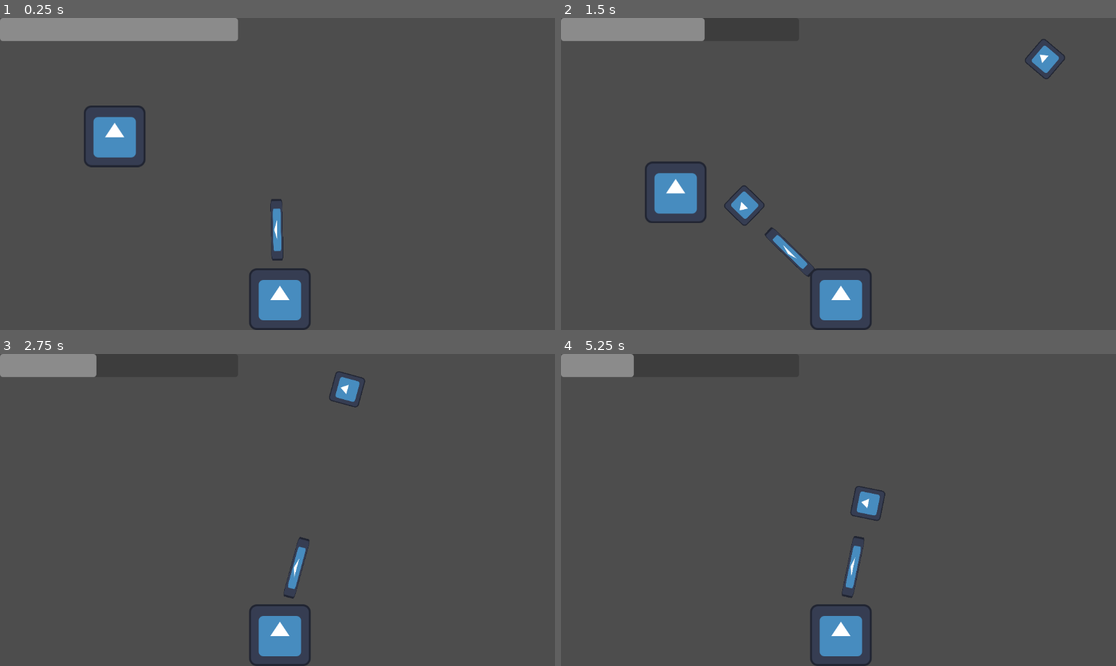
Above: before the commit, frames 1-4 (two rows, left to right).
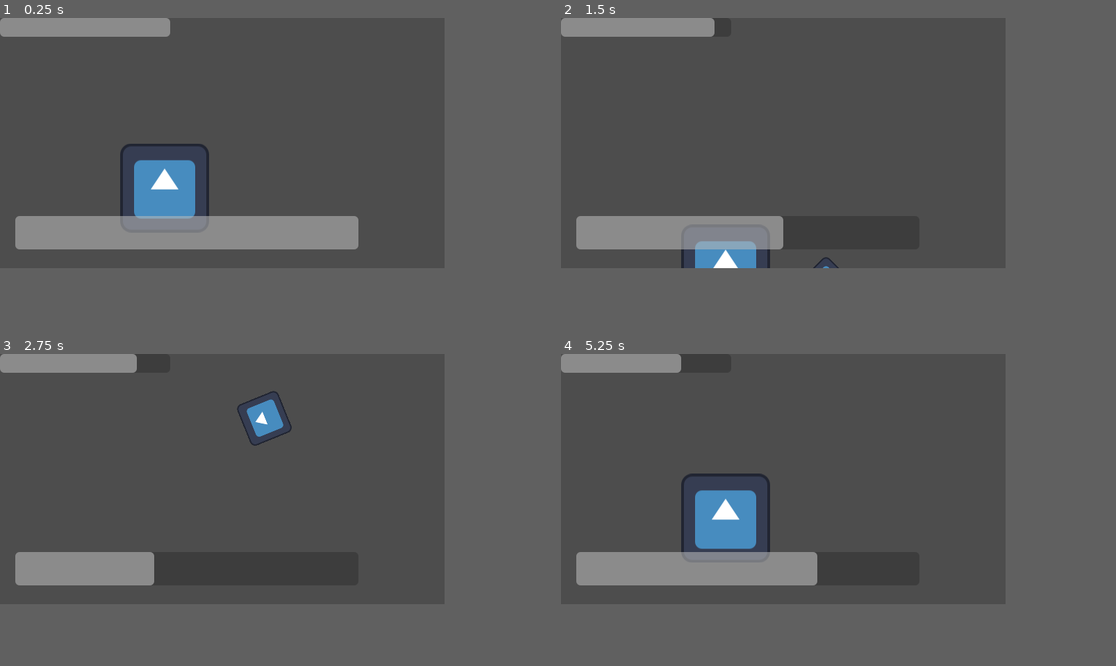
Above: after the commit, the same moments.

Repository: SpyderXN/Everything
Game: Godot game, scene res://Main/main.tscn
The game is run twice, just before and just after one commit, with the same random seed, the same clock (stepped at 60 frames per second) and the same inputs. The engine's default icon, where the game draws it, is replaced by a stand-in: a white triangle on a blue panel in a dark square.
Inputs (mouse positions are in pixels of both pictures, inside the frame that each line leads up to):
- Up to frame 1 (0.25 s): no input
- Up to frame 2 (1.5 s): move the mouse to (960, 158) at 0.52 s; click (960, 158) at 0.6 s; move the mouse to (727, 189) at 1.27 s; click (727, 189) at 1.35 s
- Up to frame 3 (2.75 s): move the mouse to (333, 441) at 2.02 s; click (333, 441) at 2.1 s
- Up to frame 4 (5.25 s): move the mouse to (810, 572) at 2.77 s; click (810, 572) at 2.85 s; move the mouse to (1005, 556) at 3.52 s; click (1005, 556) at 3.6 s; move the mouse to (672, 463) at 4.27 s; click (672, 463) at 4.35 s; move the mouse to (866, 510) at 5.02 s; click (866, 510) at 5.1 s
The window is 799x449 before the commit and 640x360 after it. Grey fills any space a smaller window leaves; there, only what the larger window draws over its background counts as a difference.

The runs differ from the first frame. In frame 1, 13% of the frame differs, in the area x 0-65%, y 0-100%; in frame 2, 8.5%; in frame 3, 5.9%; in frame 4, 9.7%.

Commit message:
Add city, UI meters, assets and damage logic
Add city scene and art assets (turret, missile, bullet, barrel, city) and import metadata. Introduce CityDamageMeter UI (ProgressBar) and wire it into the Main scene alongside EnergyMeter, SurvivalTimer and Camera2D. Add Globals.city_health with city_damage() to track city health and expose it to the UI. Update Gun to gate shooting based on energy and ensure energy is depleted on fire. Update Missiles to detect body collisions with the City (adjust collision_mask and add body_entered handler) and apply city damage on impact. Adjust EnergyMeter layout anchors and update project settings (display viewport, physics layer for City, and global group registration).

Diff:
--- /dev/null
+++ b/City/city.tscn
@@ -0,0 +1,18 @@
+[gd_scene format=3 uid="uid://d1tl6cl68yt8v"]
+
+[ext_resource type="Texture2D" uid="uid://ci2w1iioxvkyx" path="res://icon.svg" id="1_u6pv0"]
+
+[sub_resource type="RectangleShape2D" id="RectangleShape2D_3byrw"]
+size = Vector2(508, 38)
+
+[node name="City" type="StaticBody2D" unique_id=1454666087 groups=["City"]]
+collision_layer = 8
+collision_mask = 6
+
+[node name="Sprite2D" type="Sprite2D" parent="." unique_id=1085089718]
+position = Vector2(-6, 1)
+scale = Vector2(27.77734, 0.21875001)
+texture = ExtResource("1_u6pv0")
+
+[node name="CollisionShape2D" type="CollisionShape2D" parent="." unique_id=771983740]
+shape = SubResource("RectangleShape2D_3byrw")
--- /dev/null
+++ b/CityDamageMeter/city_damage.gd
@@ -0,0 +1,9 @@
+extends Control
+
+@onready var city_damage_meter: ProgressBar = $ProgressBar
+
+func _ready() -> void:
+	city_damage_meter.value = Globals.city_health
+
+func _process(_delta: float) -> void:
+	city_damage_meter.value = Globals.city_health
--- /dev/null
+++ b/CityDamageMeter/city_damage.tscn
@@ -0,0 +1,18 @@
+[gd_scene format=3 uid="uid://bc3udvfd671u8"]
+
+[ext_resource type="Script" uid="uid://fa3ab53ql3nl" path="res://CityDamageMeter/city_damage.gd" id="1_x7hos"]
+
+[node name="CityDamage" type="Control" unique_id=2094292644]
+layout_mode = 3
+anchors_preset = 15
+anchor_right = 1.0
+anchor_bottom = 1.0
+grow_horizontal = 2
+grow_vertical = 2
+script = ExtResource("1_x7hos")
+
+[node name="ProgressBar" type="ProgressBar" parent="." unique_id=1552600197]
+layout_mode = 0
+offset_right = 245.0
+offset_bottom = 27.0
+show_percentage = false
--- a/EnergyMeter/energy_meter.tscn
+++ b/EnergyMeter/energy_meter.tscn
@@ -12,9 +12,15 @@
 script = ExtResource("1_vtj52")
 
 [node name="ProgressBar" type="ProgressBar" parent="." unique_id=1588005607]
-layout_mode = 0
-offset_right = 494.0
-offset_bottom = 48.0
+layout_mode = 1
+anchors_preset = 2
+anchor_top = 1.0
+anchor_bottom = 1.0
+offset_left = 22.0
+offset_top = -75.0
+offset_right = 516.0
+offset_bottom = -27.0
+grow_vertical = 0
 show_percentage = false
 
 [node name="Energytimer" type="Timer" parent="." unique_id=1868632508]
--- a/Globals/globals.gd
+++ b/Globals/globals.gd
@@ -2,6 +2,8 @@
 
 var energy_value = 100
 var max_energy = 100
+
+var city_health = 100
 
 func energy_depletion(value):
 	if energy_value > 0:
@@ -16,3 +18,7 @@
 		if energy_value > max_energy:
 			energy_value = max_energy
 	print(energy_value)
+
+func city_damage(value):
+	var damage = city_health - value
+	city_health = damage
--- a/Gun/gun.gd
+++ b/Gun/gun.gd
@@ -2,16 +2,25 @@
 
 const BULLET = preload("res://Bullet/bullet.tscn")
 @onready var muzzle: Marker2D = $Marker2D
+
+var can_shoot = true
+
 
 func _process(_delta: float) -> void:
 	look_at(get_global_mouse_position())
 
 	rotation_degrees = clamp(rotation_degrees, -180, 0)
 
-	if Input.is_action_just_pressed("Fire") and Globals.energy_value > 0:
-		var bullet_scene = BULLET.instantiate()
-		get_tree().root.add_child(bullet_scene)
-		bullet_scene.global_position = muzzle.global_position
-		bullet_scene.rotation = rotation
+	if Globals.energy_value == 0:
+		can_shoot = false
+	elif Globals.energy_value >= 100:
+		can_shoot = true
 
-		Globals.energy_depletion(20)
+	if can_shoot == true:
+		if Input.is_action_just_pressed("Fire"):
+			var bullet_scene = BULLET.instantiate()
+			get_tree().root.add_child(bullet_scene)
+			bullet_scene.global_position = muzzle.global_position
+			bullet_scene.rotation = rotation
+
+			Globals.energy_depletion(20)
--- /dev/null
+++ b/Main/main.gd
@@ -0,0 +1,3 @@
+extends Node2D
+
+@onready var survival_timer: Timer = $SurvivalTimer
--- a/Main/main.tscn
+++ b/Main/main.tscn
@@ -1,11 +1,18 @@
 [gd_scene format=3 uid="uid://cw7gmknqp0s4u"]
 
+[ext_resource type="Script" uid="uid://dk5aqpc8su5a1" path="res://Main/main.gd" id="1_ib3t1"]
 [ext_resource type="PackedScene" uid="uid://cjm8kwy8lq4hl" path="res://Turret/turret.tscn" id="1_yh5la"]
 [ext_resource type="PackedScene" uid="uid://ebp10j03e1p0" path="res://Missiles/missiles.tscn" id="2_2w1kt"]
 [ext_resource type="PackedScene" uid="uid://bbbjrq6sac2rj" path="res://MissileSpawner/misslespawner.tscn" id="2_qvhan"]
 [ext_resource type="PackedScene" uid="uid://ctvt2jtsueil2" path="res://EnergyMeter/energy_meter.tscn" id="4_eunhr"]
+[ext_resource type="PackedScene" uid="uid://d1tl6cl68yt8v" path="res://City/city.tscn" id="4_liyct"]
+[ext_resource type="PackedScene" uid="uid://bc3udvfd671u8" path="res://CityDamageMeter/city_damage.tscn" id="6_ib3t1"]
 
 [node name="Main" type="Node2D" unique_id=440118228]
+script = ExtResource("1_ib3t1")
+
+[node name="City" parent="." unique_id=1454666087 instance=ExtResource("4_liyct")]
+position = Vector2(270, 534)
 
 [node name="Misslespawner" parent="." unique_id=602751251 instance=ExtResource("2_qvhan")]
 position = Vector2(238, 129)
@@ -17,3 +24,10 @@
 [node name="UI" type="CanvasLayer" parent="." unique_id=474741474]
 
 [node name="EnergyMeter" parent="UI" unique_id=534291620 instance=ExtResource("4_eunhr")]
+
+[node name="CityDamage" parent="UI" unique_id=2094292644 instance=ExtResource("6_ib3t1")]
+
+[node name="SurvivalTimer" type="Timer" parent="." unique_id=1445756576]
+
+[node name="Camera2D" type="Camera2D" parent="." unique_id=1701153069]
+position = Vector2(321, 181)
--- a/Missiles/missiles.gd
+++ b/Missiles/missiles.gd
@@ -6,6 +6,14 @@
 	position += transform.y * speed * delta
 
 
+func _on_body_entered(body: Node2D) -> void:
+	if body.is_in_group("City"):
+		print("Attacked")
+		Globals.city_damage(10)
+		queue_free()
+
+
+
 func _on_area_entered(area: Area2D) -> void:
 	if area.is_in_group("Bullet"):
 		print("Bullet")
--- a/Missiles/missiles.tscn
+++ b/Missiles/missiles.tscn
@@ -8,7 +8,7 @@
 
 [node name="Missiles" type="Area2D" unique_id=2007906376 groups=["Missiles"]]
 collision_layer = 4
-collision_mask = 2
+collision_mask = 10
 script = ExtResource("1_41vea")
 
 [node name="Sprite2D" type="Sprite2D" parent="." unique_id=776116487]
@@ -18,3 +18,4 @@
 shape = SubResource("RectangleShape2D_41vea")
 
 [connection signal="area_entered" from="." to="." method="_on_area_entered"]
+[connection signal="body_entered" from="." to="." method="_on_body_entered"]
--- a/project.godot
+++ b/project.godot
@@ -19,10 +19,18 @@
 
 Globals="*uid://cvy7cq226vkr"
 
+[display]
+
+window/size/viewport_width=640
+window/size/viewport_height=360
+window/stretch/mode="viewport"
+window/stretch/aspect="expand"
+
 [global_group]
 
 Bullet=""
 Missiles=""
+City=""
 
 [input]
 
@@ -37,6 +45,7 @@
 2d_physics/layer_1="Turret"
 2d_physics/layer_2="Bullet"
 2d_physics/layer_3="Missile"
+2d_physics/layer_4="City"
 
 [physics]
 
Binary file added: Assets/Everything/Barrel.png
Not shown, added: Assets/Everything/Barrel.png.import
Binary file added: Assets/Everything/Bullet.png
Not shown, added: Assets/Everything/Bullet.png.import
Binary file added: Assets/Everything/City.png
Not shown, added: Assets/Everything/City.png.import
Binary file added: Assets/Everything/Missile.png
Not shown, added: Assets/Everything/Missile.png.import
Binary file added: Assets/Everything/Turret.png
Not shown, added: Assets/Everything/Turret.png.import
Not shown, added: CityDamageMeter/city_damage.gd.uid
Not shown, added: Main/main.gd.uid
(and 6 more such lines)
